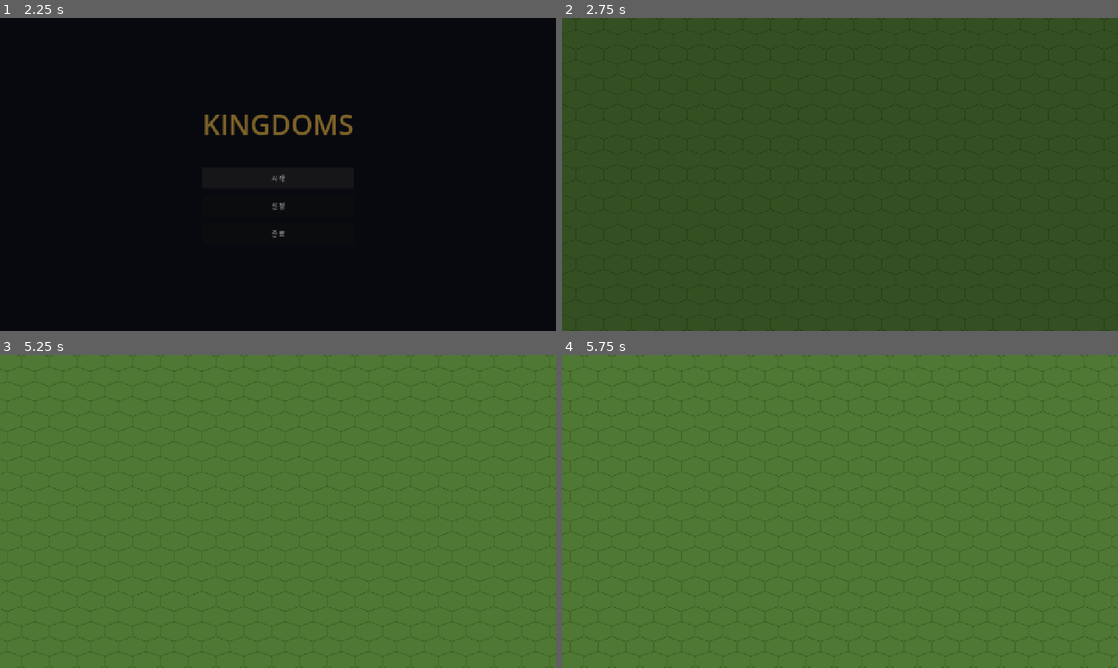
Above: before the commit, frames 1-4 (two rows, left to right).
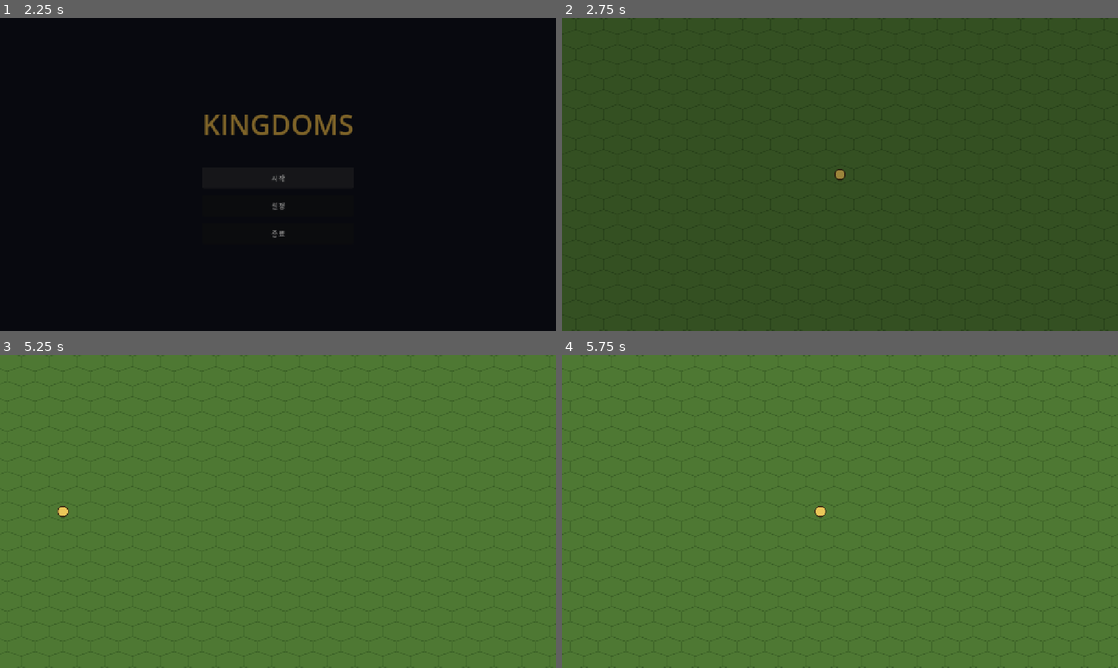
Above: after the commit, the same moments.

Repository: Johnyworld/kingdoms
Game: Godot game, scene res://scenes/splash/splash.tscn
The game is run twice, just before and just after one commit, with the same random seed, the same clock (stepped at 60 frames per second) and the same inputs.
Inputs (mouse positions are in pixels of both pictures, inside the frame that each line leads up to):
- Up to frame 1 (2.25 s): move the mouse to (400, 158) at 0.52 s; hold D 0.53-1.25 s; click (400, 158) at 0.67 s; click "시작" at 1.25 s; click "시작" at 2 s
- Up to frame 2 (2.75 s): no input
- Up to frame 3 (5.25 s): move the mouse to (166, 527) at 2.77 s; hold S 2.78-3.53 s; click (166, 527) at 2.92 s; move the mouse to (333, 442) at 3.52 s; hold D 3.53-4.28 s; click (333, 442) at 3.67 s; move the mouse to (250, 574) at 4.27 s; hold W 4.28-5.03 s; click (250, 574) at 4.42 s; move the mouse to (444, 558) at 5.02 s; hold A from 5.03 s (still down); click (444, 558) at 5.17 s
- Up to frame 4 (5.75 s): keep holding A

Frame 1 is identical in both runs. In frame 2, less than 0.1% of the frame differs, in the area x 49-51%, y 48-52%; in frame 3, less than 0.1%, in the area x 10-13%, y 48-53%; in frame 4, less than 0.1%.

Commit message:
주인공 캐릭터 추가 + 선택 후 클릭 이동(이동/공격 범위 표시)
- 능력치 13종을 초기값과 함께 보유한 주인공을 맵 중앙에 배치
- 캐릭터 클릭으로 선택 → 이동력만큼 이동 범위(파랑), 1칸 공격 범위(빨강) 표시
- 헥스 거리는 get_surrounding_cells 기반 BFS로 계산
- 파란 칸 클릭 시 이동, 이동/범위 밖 클릭 시 선택 해제

Co-Authored-By: Claude Opus 4.8 (1M context) <noreply@anthropic.com>

Diff:
--- /dev/null
+++ b/scenes/character/character.gd
@@ -0,0 +1,41 @@
+extends Node2D
+## 주인공 캐릭터. 능력치를 보유하고 맵 위에 표시된다.
+## 지금은 임시 플레이스홀더(원형 마커)로 그려지며, 이후 스프라이트로 교체한다.
+
+# --- 능력치 (초기값) ---
+@export var strength := 8      # 힘
+@export var wisdom := 5        # 지혜
+@export var agility := 6       # 민첩
+@export var charm := 10        # 매력
+@export var luck := 8          # 행운
+@export var movement := 5      # 이동력
+@export var leadership := 7    # 지휘력
+@export var eloquence := 9     # 화술
+@export var diligence := 5     # 성실함
+@export var sensitivity := 8   # 예민함
+
+# --- 자원 ---
+@export var hit_points := 20   # 히트포인트
+@export var stamina := 20      # 스태미나
+@export var morale := 20       # 사기
+
+const _RADIUS := 12.0
+
+var selected := false
+
+## 선택 상태를 바꾸고 다시 그린다.
+func set_selected(value: bool) -> void:
+	if selected == value:
+		return
+	selected = value
+	queue_redraw()
+
+func _draw() -> void:
+	# 선택되면 발밑에 강조 링을 먼저 그린다.
+	if selected:
+		draw_arc(Vector2(0, 4), _RADIUS * 1.4, 0.0, TAU, 40, Color(1.0, 0.95, 0.4), 3.0, true)
+
+	# 임시 플레이스홀더: 발밑 그림자 + 몸통 원 + 외곽선.
+	draw_circle(Vector2(0, 4), _RADIUS * 0.9, Color(0, 0, 0, 0.25))
+	draw_circle(Vector2.ZERO, _RADIUS, Color(0.92, 0.78, 0.35))
+	draw_arc(Vector2.ZERO, _RADIUS, 0.0, TAU, 32, Color(0.25, 0.18, 0.08), 2.0, true)
--- /dev/null
+++ b/scenes/character/character.tscn
@@ -0,0 +1,6 @@
+[gd_scene load_steps=2 format=3]
+
+[ext_resource type="Script" path="res://scenes/character/character.gd" id="1"]
+
+[node name="Character" type="Node2D"]
+script = ExtResource("1")
--- a/scenes/game/game.gd
+++ b/scenes/game/game.gd
@@ -18,14 +18,23 @@
 
 @onready var terrain: TileMapLayer = $TerrainLayer
 @onready var camera: Camera2D = $Camera2D
+@onready var hero = $Hero
+@onready var overlay = $RangeOverlay
 
 var _min_pos: Vector2
 var _max_pos: Vector2
 var _zoom_level := 1.0
 
+# 현재 도달 가능한 셀 → 시작점으로부터의 거리. 클릭 이동 판정에 사용.
+var _reachable: Dictionary = {}
+# 주인공이 선택되었는지. 선택 상태에서만 범위 표시 + 이동이 가능하다.
+var _selected := false
+
 func _ready() -> void:
 	_generate_map()
 	_center_camera()
+	overlay.setup(terrain)
+	_place_hero()
 
 ## 맵 전체를 초원 타일로 채운다.
 func _generate_map() -> void:
@@ -45,6 +54,79 @@
 	camera.position = terrain.map_to_local(center_cell)
 	camera.make_current()
 
+## 주인공을 맵 중앙 타일에 배치한다.
+func _place_hero() -> void:
+	var center_cell := Vector2i(MAP_WIDTH / 2, MAP_HEIGHT / 2)
+	hero.position = terrain.map_to_local(center_cell)
+
+## 셀이 맵 범위 안인지 검사한다.
+func _in_bounds(cell: Vector2i) -> bool:
+	return cell.x >= 0 and cell.x < MAP_WIDTH and cell.y >= 0 and cell.y < MAP_HEIGHT
+
+## 주인공 위치에서 이동력만큼 BFS로 도달 셀을 구하고, 범위를 갱신한다.
+## 거리 1~이동력 = 이동 범위(파랑), 이동력+1 = 공격 범위(빨강).
+func _update_ranges() -> void:
+	var start := terrain.local_to_map(hero.position)
+	var move_range: int = hero.movement
+
+	var dist := {start: 0}
+	var frontier: Array[Vector2i] = [start]
+	while not frontier.is_empty():
+		var cur: Vector2i = frontier.pop_front()
+		var d: int = dist[cur]
+		if d >= move_range + 1:
+			continue  # 공격 범위(마지막 링)에서는 더 확장하지 않는다.
+		for n in terrain.get_surrounding_cells(cur):
+			if not _in_bounds(n) or dist.has(n):
+				continue
+			dist[n] = d + 1
+			frontier.append(n)
+
+	var move_cells: Array[Vector2i] = []
+	var attack_cells: Array[Vector2i] = []
+	for cell in dist:
+		var d: int = dist[cell]
+		if d == 0:
+			continue  # 주인공이 선 칸은 제외
+		elif d <= move_range:
+			move_cells.append(cell)
+		else:
+			attack_cells.append(cell)
+
+	_reachable = dist
+	overlay.show_ranges(move_cells, attack_cells)
+
+## 좌클릭 처리.
+## - 선택 안 됨: 주인공 칸을 클릭하면 선택한다.
+## - 선택됨: 이동 범위 칸이면 이동, 그 외 칸이면 선택 해제한다.
+func _handle_click(world_pos: Vector2) -> void:
+	var cell := terrain.local_to_map(terrain.to_local(world_pos))
+	var hero_cell := terrain.local_to_map(hero.position)
+
+	if not _selected:
+		if cell == hero_cell:
+			_select()
+		return
+
+	# 여기부터는 선택된 상태.
+	if _reachable.has(cell) and _reachable[cell] >= 1 and _reachable[cell] <= hero.movement:
+		hero.position = terrain.map_to_local(cell)
+	_deselect()
+
+## 주인공을 선택하고 이동/공격 범위를 표시한다.
+func _select() -> void:
+	_selected = true
+	hero.set_selected(true)
+	_update_ranges()
+
+## 선택을 해제하고 범위 표시를 지운다.
+func _deselect() -> void:
+	_selected = false
+	hero.set_selected(false)
+	_reachable = {}
+	var empty: Array[Vector2i] = []
+	overlay.show_ranges(empty, empty)
+
 ## 마우스 휠로 줌 배율을 조절한다. 휠 위 = 확대, 휠 아래 = 축소.
 func _unhandled_input(event: InputEvent) -> void:
 	if event is InputEventMouseButton and event.pressed:
@@ -52,6 +134,8 @@
 			_set_zoom(_zoom_level - ZOOM_STEP)
 		elif event.button_index == MOUSE_BUTTON_WHEEL_DOWN:
 			_set_zoom(_zoom_level + ZOOM_STEP)
+		elif event.button_index == MOUSE_BUTTON_LEFT:
+			_handle_click(get_global_mouse_position())
 
 ## 줌 배율을 [ZOOM_MIN, ZOOM_MAX] 범위로 클램프해 카메라에 적용한다.
 func _set_zoom(level: float) -> void:
--- a/scenes/game/game.tscn
+++ b/scenes/game/game.tscn
@@ -1,7 +1,9 @@
-[gd_scene load_steps=3 format=3]
+[gd_scene load_steps=5 format=3]
 
 [ext_resource type="Script" path="res://scenes/game/game.gd" id="1"]
 [ext_resource type="TileSet" path="res://tiles/grass_tileset.tres" id="2"]
+[ext_resource type="PackedScene" path="res://scenes/character/character.tscn" id="3"]
+[ext_resource type="Script" path="res://scenes/game/range_overlay.gd" id="4"]
 
 [node name="Game" type="Node2D"]
 script = ExtResource("1")
@@ -9,4 +11,9 @@
 [node name="TerrainLayer" type="TileMapLayer" parent="."]
 tile_set = ExtResource("2")
 
+[node name="RangeOverlay" type="Node2D" parent="."]
+script = ExtResource("4")
+
+[node name="Hero" parent="." instance=ExtResource("3")]
+
 [node name="Camera2D" type="Camera2D" parent="."]
--- /dev/null
+++ b/scenes/game/range_overlay.gd
@@ -0,0 +1,43 @@
+extends Node2D
+## 이동 범위(파랑)와 공격 범위(빨강)를 반투명 헥스로 표시하는 오버레이.
+## 헥스 폴리곤은 타일셋의 tile_size를 기준으로 그려 실제 타일과 겹치게 한다.
+
+const MOVE_COLOR := Color(0.2, 0.5, 1.0, 0.35)    # 이동 범위: 파랑
+const ATTACK_COLOR := Color(1.0, 0.25, 0.25, 0.35) # 공격 범위: 빨강
+
+var _terrain: TileMapLayer
+var _move_cells: Array[Vector2i] = []
+var _attack_cells: Array[Vector2i] = []
+
+func setup(terrain: TileMapLayer) -> void:
+	_terrain = terrain
+
+## 표시할 범위를 갱신하고 다시 그린다.
+func show_ranges(move_cells: Array[Vector2i], attack_cells: Array[Vector2i]) -> void:
+	_move_cells = move_cells
+	_attack_cells = attack_cells
+	queue_redraw()
+
+func _draw() -> void:
+	if _terrain == null:
+		return
+	for cell in _attack_cells:
+		_draw_hex(cell, ATTACK_COLOR)
+	for cell in _move_cells:
+		_draw_hex(cell, MOVE_COLOR)
+
+## 한 셀 위치에 타일 크기에 맞춘 헥스(뾰족한 위/아래)를 채워 그린다.
+func _draw_hex(cell: Vector2i, color: Color) -> void:
+	var c := _terrain.map_to_local(cell)
+	var ts := Vector2(_terrain.tile_set.tile_size)
+	var hw := ts.x * 0.5
+	var hh := ts.y * 0.5
+	var pts := PackedVector2Array([
+		c + Vector2(0.0, -hh),
+		c + Vector2(hw, -hh * 0.5),
+		c + Vector2(hw, hh * 0.5),
+		c + Vector2(0.0, hh),
+		c + Vector2(-hw, hh * 0.5),
+		c + Vector2(-hw, -hh * 0.5),
+	])
+	draw_colored_polygon(pts, color)
Not shown, added: scenes/character/character.gd.uid
Not shown, added: scenes/game/range_overlay.gd.uid
